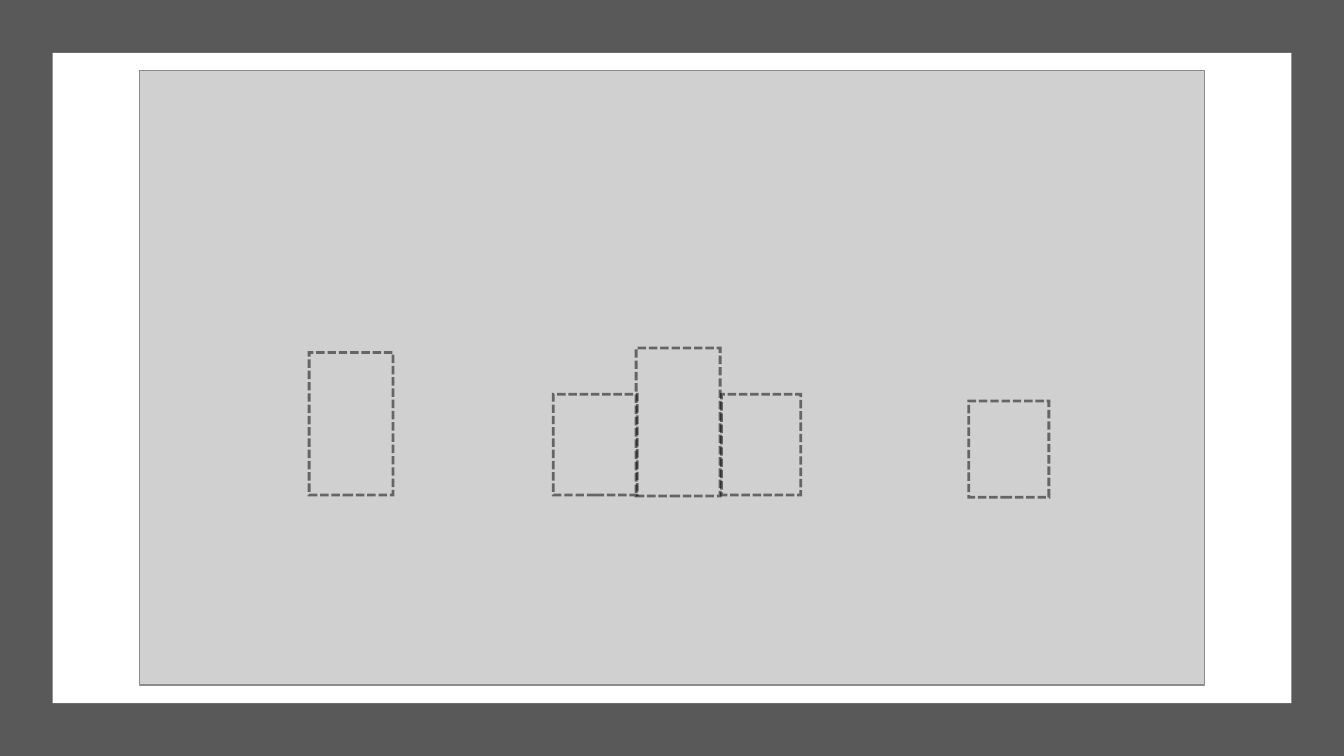
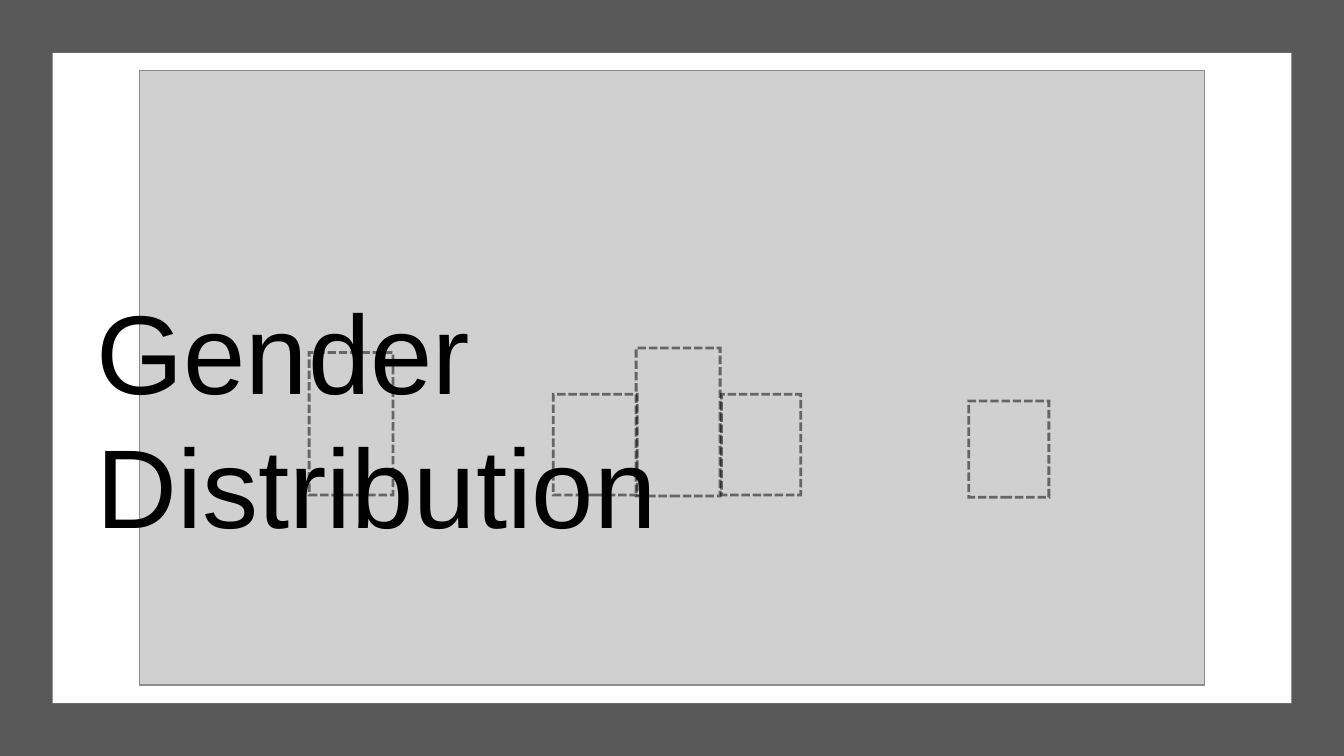
Before and after one commit to jjsmu/CaseStudy2DDS, a slide deck: slide 8 of CaseStudy2.pptx. Drawn at 1344x756 pixels with LibreOffice and Linux fonts; fonts in the diff are those of the drawing; grey boxes stand for pictures. Boxes give left, top, right and bottom in pixels: in the first picture for what was removed or moved away, otherwise in the second. Text is boxed around its words. In the diff, an @@ line names an element or a change of style, - is before the commit and + after.

```diff
--- a/CaseStudy2.pptx
+++ b/CaseStudy2.pptx
@@ text added at (97,305,657,548), 80 pt, text #000000 @@
+Gender Distribution
```
Also in this commit, not shown: 3 other slides changed, 8 slides added, 8 slides removed.
